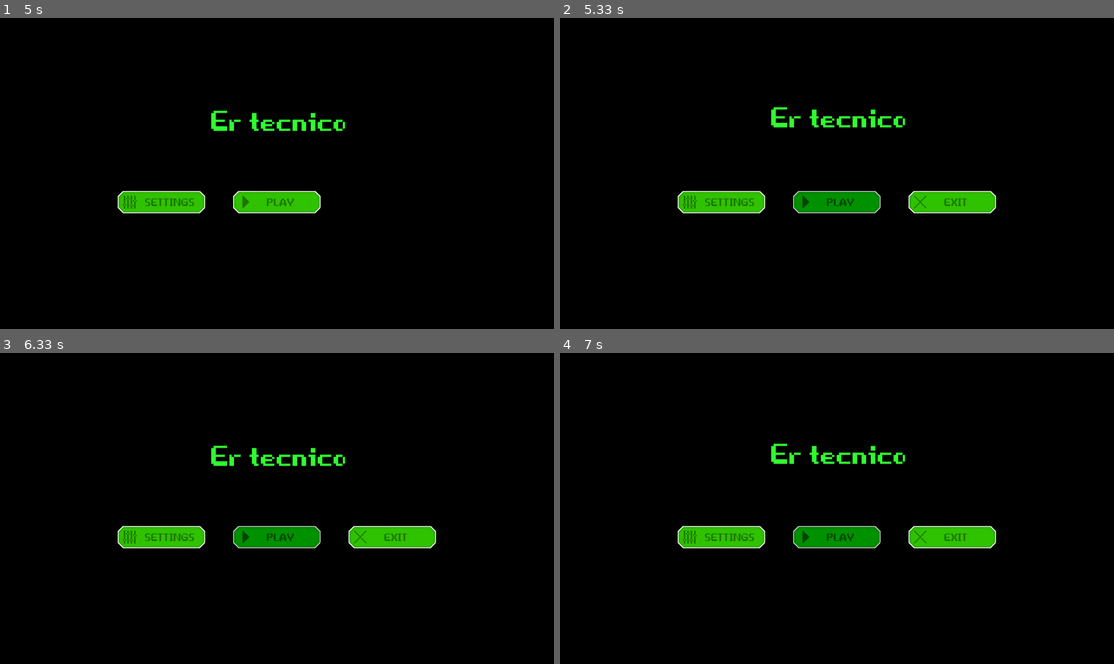
Above: before the commit, frames 1-4 (two rows, left to right).
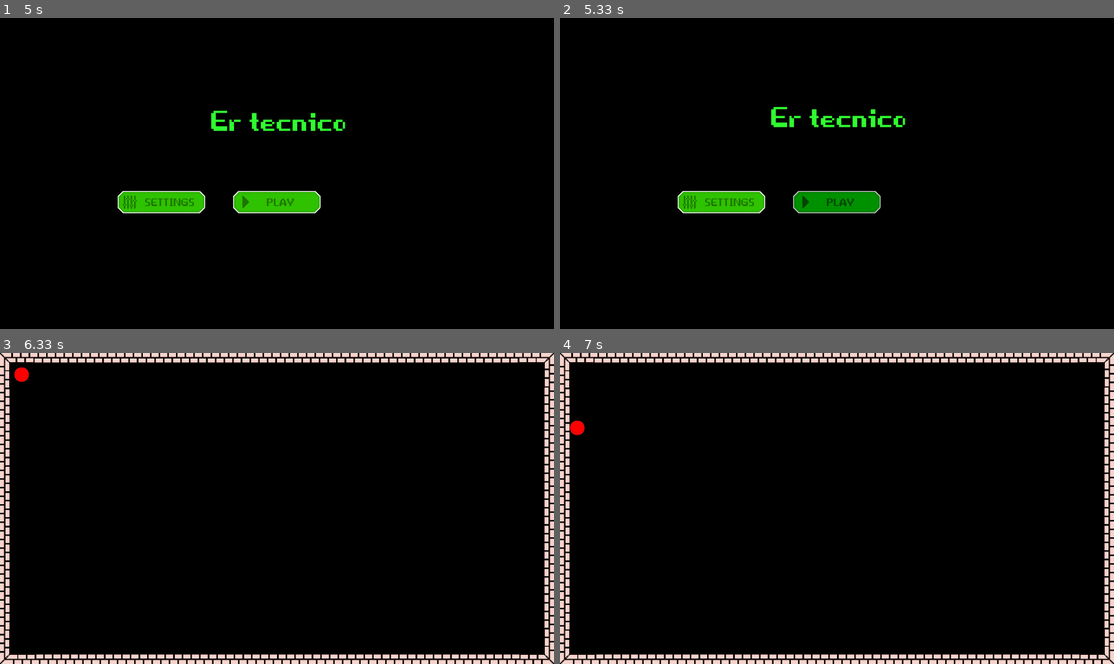
Above: after the commit, the same moments.

Repository: zThundy/pygame-jam
Game: pygame game, started from main.py
Two runs of this game, one before a commit and one after it. Both use one fixed random seed, a clock stepped at 60 frames per second and the inputs below.
Inputs (mouse positions are in pixels of both pictures, inside the frame that each line leads up to):
- Up to frame 1 (5 s): click (277, 210) at 3.95 s; click (421, 223) at 4.28 s
- Up to frame 2 (5.33 s): click (837, 201) at 5.28 s
- Up to frame 3 (6.33 s): no input
- Up to frame 4 (7 s): hold Down 6.57-6.93 s; hold Left from 6.97 s (still down)

Frame 1 is identical in both runs. In frame 2, 1.3% of the frame differs, in the area x 38-79%, y 28-63%; in frame 3, 12%, in the area x 0-100%, y 0-100%; in frame 4, 12%.

Commit message:
added play button and exit interactions

Diff:
--- a/main.py
+++ b/main.py
@@ -73,8 +73,8 @@
     SCREEN.fill((0, 0, 0))
     pygame.time.delay(2000)
 
-    main_theme = pygame.mixer.Sound("./sounds/main_theme.mp3")
-    pygame.mixer.Sound.play(main_theme)
+    main_theme = pygame.mixer.music.load("./sounds/main_theme.mp3")
+    pygame.mixer.music.play(-1)
 
     count = 0
     canClick = False
@@ -124,7 +124,9 @@
                 if (mouseClickEvent() and canClick):
                     button_sound = pygame.mixer.Sound("./sounds/button_press_sound.wav")
                     pygame.mixer.Sound.play(button_sound)
-                    print("playing")
+                    pygame.time.delay(1000)
+                    pygame.mixer.music.stop()
+                    titleScreen = False
 
         if count > 300:
             if count == 301:
